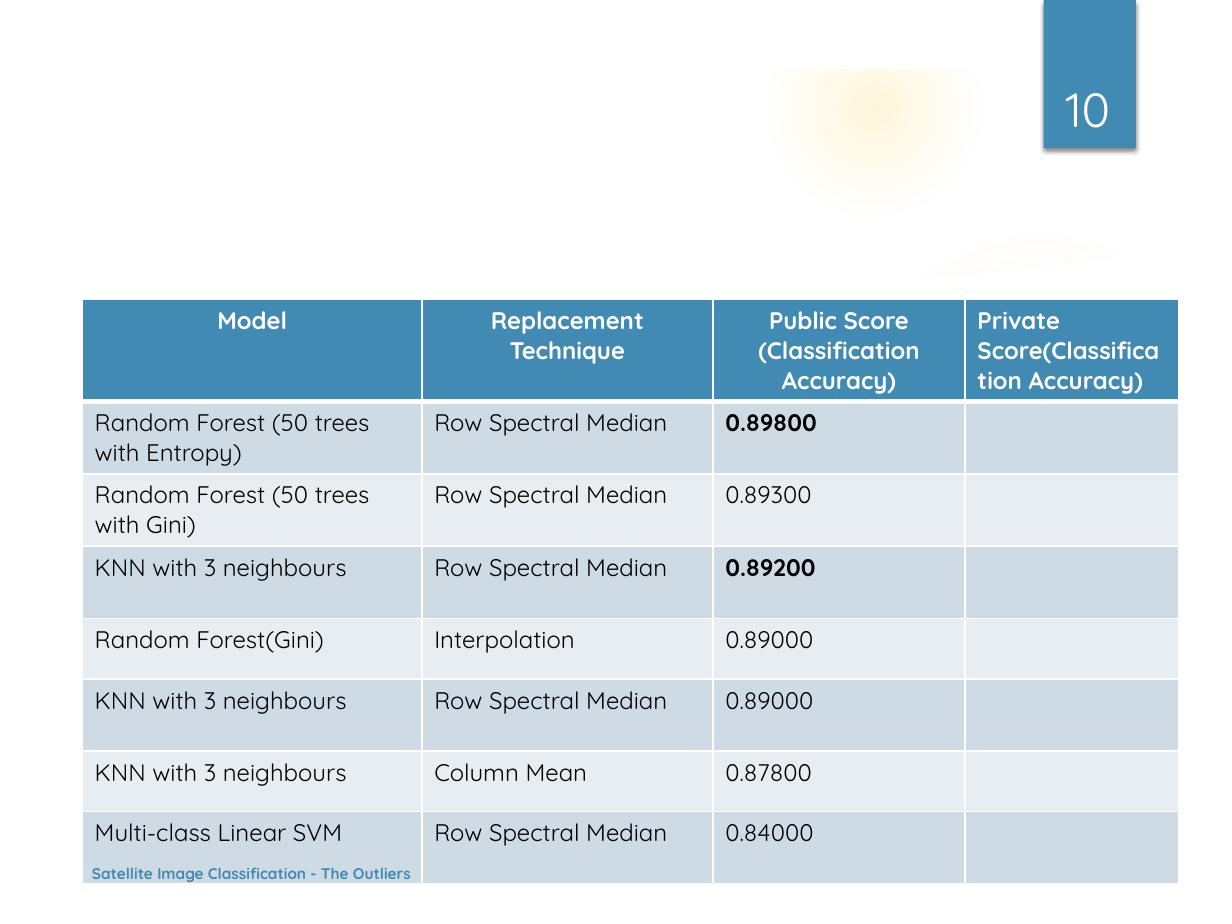
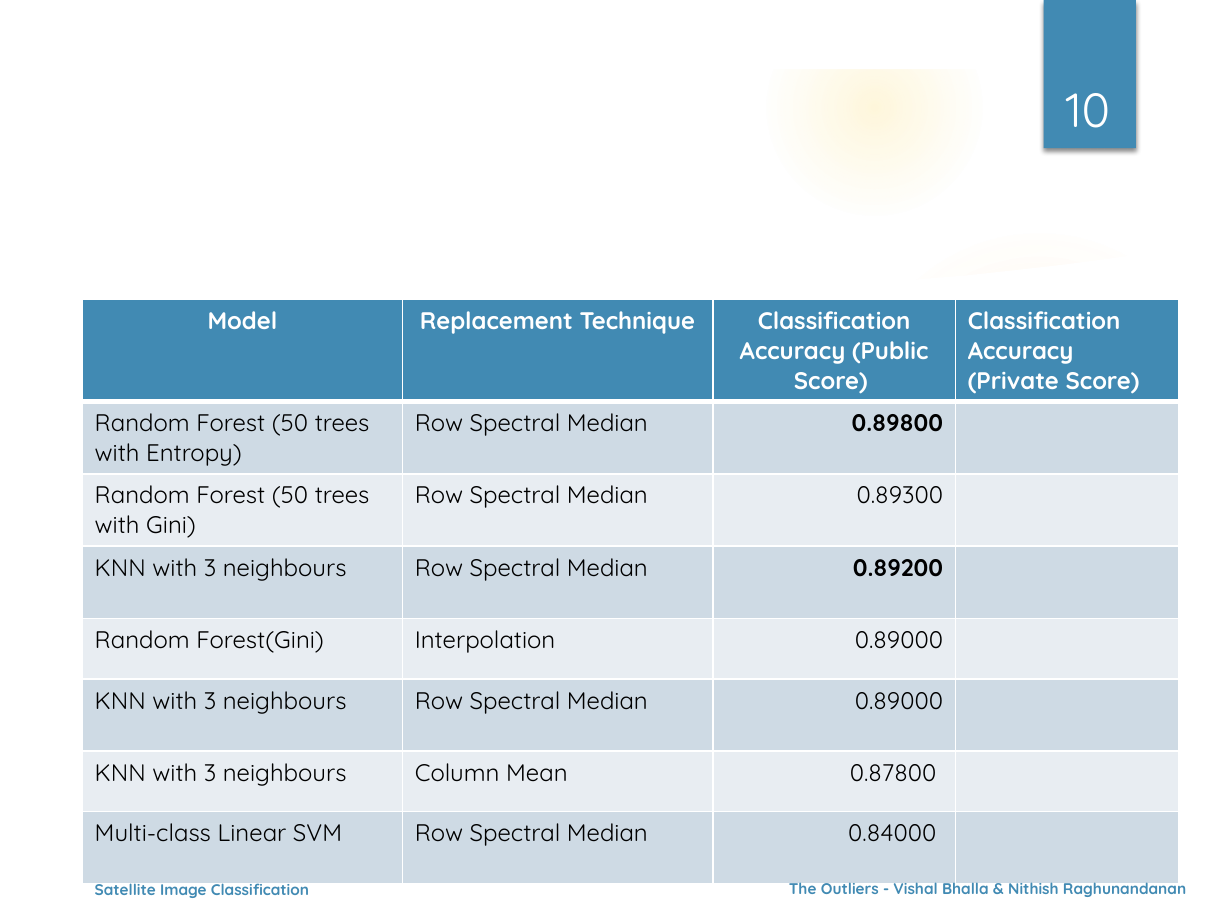
Before and after one commit to nehgu/Anomaly-Detection, a slide deck: slide 10 of Challenges/Satellite Image Data Set - Challenge 2/Ppt - Satellite Image Dataset Classification Challenge-2.pptx. Drawn at 1232x924 pixels with LibreOffice and Linux fonts; fonts in the diff are those of the drawing; background and template pictures are left out. Boxes give left, top, right and bottom in pixels: in the first picture for what was removed or moved away, otherwise in the second. Text is boxed around its words. In the diff, an @@ line names an element or a change of style, - is before the commit and + after.

```diff
--- a/Challenges/Satellite Image Data Set - Challenge 2/Ppt - Satellite Image Dataset Classification Challenge-2.pptx
+++ b/Challenges/Satellite Image Data Set - Challenge 2/Ppt - Satellite Image Dataset Classification Challenge-2.pptx
@@ table at (83, 299, 1179, 867) @@
-row 1, column 3: Public Score (Classification Accuracy)
+row 1, column 3: Classification Accuracy (Public Score)
-row 1, column 4: Private Score(Classification Accuracy)
+row 1, column 4: Classification Accuracy (Private Score)
@@ alignment left to right @@
@@ text at (95, 883, 309, 898): text changed @@
-Satellite Image Classification - The Outliers
+Satellite Image Classification
@@ text added at (789, 878, 1186, 899), 9 pt, text #418AB3, bold @@
+The Outliers - Vishal Bhalla & Nithish Raghunandanan
```
Also in this commit, not shown: 11 other slides changed, 1 slide added, 1 other file.
